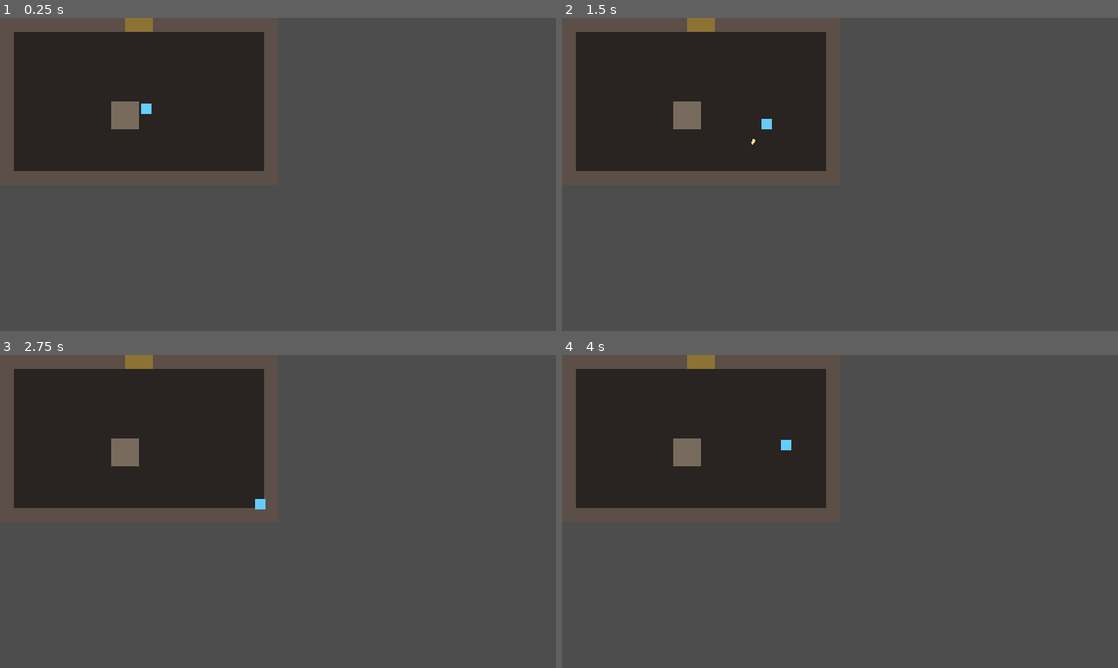
Above: before the commit, frames 1-4 (two rows, left to right).
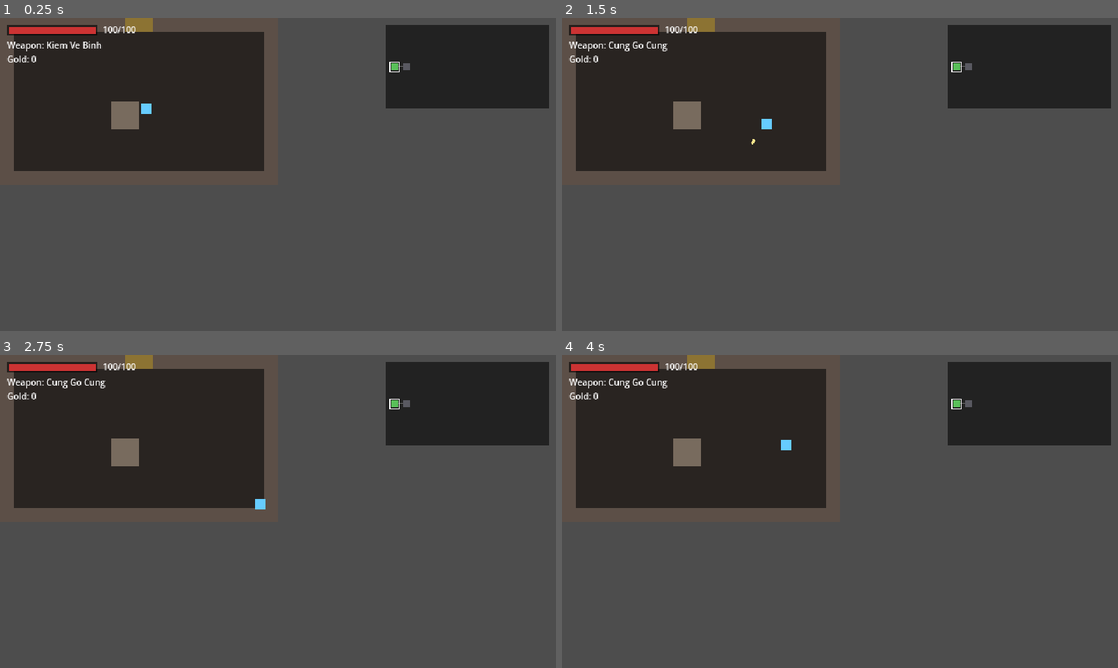
Above: after the commit, the same moments.

Repository: thaianh20021/game
Game: Godot game, scene res://scenes/main.tscn
Two runs of this game, one before a commit and one after it. Both use one fixed random seed, a clock stepped at 60 frames per second and the inputs below.
Inputs (mouse positions are in pixels of both pictures, inside the frame that each line leads up to):
- Up to frame 1 (0.25 s): no input
- Up to frame 2 (1.5 s): tap Enter at 0.5 s; move the mouse to (962, 158) at 0.52 s; hold D (move_right) 0.53-1.28 s; tap Tab (swap_weapon) at 0.6 s; move the mouse to (728, 190) at 1.27 s; hold S (move_down) from 1.28 s (still down); click (728, 190) at 1.35 s
- Up to frame 3 (2.75 s): tap Tab (swap_weapon) at 1.55, 2.3 s; move the mouse to (333, 442) at 2.02 s; release S (move_down) at 2.03 s; hold D (move_right) from 2.03 s (still down); tap Space (dash) at 2.1 s
- Up to frame 4 (4 s): tap Space (dash) at 2.75 s; move the mouse to (812, 574) at 2.77 s; release D (move_right) at 2.78 s; hold W (move_up) 2.78-3.53 s; tap Tab (swap_weapon) at 2.85, 3.6 s; move the mouse to (1006, 558) at 3.52 s; hold A (move_left) from 3.53 s (still down)

The runs differ from the first frame. In frame 1, 8.7% of the frame differs, in the area x 1-99%, y 2-29%; in frame 2, 8.7%; in frame 3, 8.7%; in frame 4, 8.7%.

Commit message:
Add in-run HUD and loot drop system
- HUD (CanvasLayer): HP bar, active weapon name, gold counter
- Minimap: fog-of-war floor graph (visited/cleared/current/known rooms,
  boss tint), critical path row + vertical branch chains
- LootRoller: gold scaled by spawn cost, potion/weapon chances boosted
  for elites, guaranteed weapon from mini-boss, rarity rolled from
  loot_tables.json weights limited to the available pool
- Pickup: gold/potion magnet to player, weapons swapped on walk-over
- Enemy died signal now carries the enemy; renderer drops loot on death
- Player: gold, heal, weapon pickup + gold/weapon change signals
- FloorController: visited rooms + state_changed signal for the HUD

Diff:
--- a/scripts/enemies/enemy.gd
+++ b/scripts/enemies/enemy.gd
@@ -3,7 +3,7 @@
 ## Placeholder chase AI used by the room demo. Real per-kind behaviors
 ## (charger, flyer, ranged, caster...) come in the enemy AI milestone.
 
-signal died
+signal died(enemy: Enemy)
 
 @export var speed := 55.0
 @export var max_hp := 20
@@ -45,5 +45,5 @@
 	var tween := create_tween()
 	tween.tween_property(self, "modulate", Color.WHITE, 0.15)
 	if hp <= 0:
-		died.emit()
+		died.emit(self)
 		queue_free()
--- /dev/null
+++ b/scripts/loot/loot_roller.gd
@@ -0,0 +1,74 @@
+class_name LootRoller
+extends RefCounted
+## In-run drop rolls (GDD section 14). Gold scales with the enemy's spawn
+## budget cost; elites boost potion/weapon chances; mini-bosses guarantee a
+## weapon. Weapon rarity is rolled from loot_tables.json weights, restricted
+## to rarities that actually exist in the weapon pool.
+## NOTE: uses a non-seeded RNG for now; drops will move into the per-room
+## SeededRNG spawn plan for Daily Seed determinism.
+
+const LOOT_TABLE_PATH := "res://data/loot_tables.json"
+
+static var _rng := RandomNumberGenerator.new()
+static var _cfg: Dictionary = {}
+
+
+static func _config() -> Dictionary:
+	if _cfg.is_empty():
+		var data: Variant = JSON.parse_string(FileAccess.get_file_as_string(LOOT_TABLE_PATH))
+		assert(data is Dictionary, "LootRoller: invalid JSON at " + LOOT_TABLE_PATH)
+		_cfg = data
+	return _cfg
+
+
+static func roll_drops(entry: Dictionary) -> Array[Dictionary]:
+	var enemy: Dictionary = entry["enemy"]
+	var elite := bool(entry["elite"])
+	var kind := str(enemy["kind"])
+	var drops: Array[Dictionary] = []
+
+	var gold := 2 + int(float(enemy.get("cost", 1.0)) * 2.0)
+	if elite:
+		gold *= 3
+	if kind == "miniboss":
+		gold = 60
+	drops.append({"type": "gold", "value": gold})
+
+	var potion_chance := 0.23 if elite else 0.08
+	if _rng.randf() < potion_chance:
+		drops.append({"type": "potion", "value": 20})
+
+	var weapon_chance := 0.05
+	if elite:
+		weapon_chance = 0.25
+	if kind == "miniboss":
+		weapon_chance = 1.0
+	if _rng.randf() < weapon_chance:
+		var id := _roll_weapon_id()
+		if id != "":
+			drops.append({"type": "weapon", "id": id})
+	return drops
+
+
+static func _roll_weapon_id() -> String:
+	var by_rarity := {}
+	for id in WeaponDB.all_ids():
+		var weapon := WeaponDB.get_weapon(str(id))
+		var rarity := str(weapon.get("rarity", "common"))
+		if not by_rarity.has(rarity):
+			by_rarity[rarity] = []
+		by_rarity[rarity].append(str(id))
+
+	var weights: Dictionary = _config()["rarity_weights"]
+	var total := 0.0
+	for rarity in by_rarity.keys():
+		total += float(weights.get(rarity, 0.0))
+	if total <= 0.0:
+		return ""
+	var roll := _rng.randf() * total
+	for rarity in by_rarity.keys():
+		roll -= float(weights.get(rarity, 0.0))
+		if roll <= 0.0:
+			var ids: Array = by_rarity[rarity]
+			return ids[_rng.randi_range(0, ids.size() - 1)]
+	return ""
--- /dev/null
+++ b/scripts/loot/pickup.gd
@@ -0,0 +1,72 @@
+class_name Pickup
+extends Node2D
+## In-run drop on the floor: gold, potion or weapon. Gold and potions magnet
+## to the player; weapons must be walked over deliberately (they replace the
+## active weapon slot). Debug shapes until pickup sprites exist.
+
+const MAGNET_RADIUS := 44.0
+const COLLECT_RADIUS := 10.0
+const MAGNET_SPEED := 150.0
+
+const RARITY_COLORS := {
+	"common": Color(0.85, 0.85, 0.85),
+	"uncommon": Color(0.4, 0.9, 0.4),
+	"rare": Color(0.35, 0.6, 1.0),
+	"epic": Color(0.75, 0.4, 1.0),
+	"legendary": Color(1.0, 0.6, 0.2),
+	"mythic": Color(1.0, 0.3, 0.3),
+}
+
+var data: Dictionary = {}
+
+var _player: Node2D
+
+
+func configure(p_data: Dictionary, player: Node2D) -> void:
+	data = p_data
+	_player = player
+
+
+func _ready() -> void:
+	var visual := Polygon2D.new()
+	match str(data.get("type", "gold")):
+		"gold":
+			visual.polygon = PackedVector2Array([
+				Vector2(0, -3), Vector2(3, 0), Vector2(0, 3), Vector2(-3, 0),
+			])
+			visual.color = Color(1.0, 0.85, 0.2)
+		"potion":
+			visual.polygon = PackedVector2Array([
+				Vector2(-3, -3), Vector2(3, -3), Vector2(3, 3), Vector2(-3, 3),
+			])
+			visual.color = Color(0.9, 0.25, 0.3)
+		"weapon":
+			visual.polygon = PackedVector2Array([
+				Vector2(-4, -4), Vector2(4, -4), Vector2(4, 4), Vector2(-4, 4),
+			])
+			var weapon := WeaponDB.get_weapon(str(data.get("id", "")))
+			visual.color = RARITY_COLORS.get(str(weapon.get("rarity", "common")), Color.WHITE)
+	add_child(visual)
+
+
+func _physics_process(delta: float) -> void:
+	if _player == null or not is_instance_valid(_player):
+		return
+	var dist := global_position.distance_to(_player.global_position)
+	if dist <= COLLECT_RADIUS:
+		_collect()
+		return
+	if str(data.get("type", "")) != "weapon" and dist <= MAGNET_RADIUS:
+		global_position = global_position.move_toward(
+			_player.global_position, MAGNET_SPEED * delta)
+
+
+func _collect() -> void:
+	match str(data.get("type", "gold")):
+		"gold":
+			_player.add_gold(int(data.get("value", 0)))
+		"potion":
+			_player.heal(int(data.get("value", 0)))
+		"weapon":
+			_player.pickup_weapon(str(data.get("id", "")))
+	queue_free()
--- a/scripts/main.gd
+++ b/scripts/main.gd
@@ -1,7 +1,7 @@
 extends Node2D
-## Game entry point. Starts a full floor run: walk through doors to move
-## between rooms, clear the boss room to finish the floor.
-## Next milestones: HUD (HP/weapon), floor-to-floor progression, hub scene.
+## Game entry point. Starts a full floor run with HUD: walk through doors to
+## move between rooms, collect loot, clear the boss room to finish the floor.
+## Next milestones: floor-to-floor progression, death/restart flow, hub scene.
 
 const DEMO_SEED := 20260704
 const FLOOR_INDEX := 1
@@ -14,4 +14,9 @@
 	add_child(floor_ctrl)
 	move_child(floor_ctrl, 0)
 	floor_ctrl.start(DEMO_SEED, FLOOR_INDEX, player)
+
+	var hud := HUD.new()
+	add_child(hud)
+	hud.bind(player, floor_ctrl)
+
 	player.died.connect(func() -> void: print("YOU DIED - run over."))
--- a/scripts/player/player.gd
+++ b/scripts/player/player.gd
@@ -6,6 +6,8 @@
 
 signal hp_changed(current: int, max_value: int)
 signal died
+signal gold_changed(total: int)
+signal weapon_changed(display_name: String)
 
 ## Pre-run loadout placeholder; later chosen in the hub (GDD section 4).
 const STARTING_WEAPONS: Array[String] = ["warden_sword", "hardwood_bow"]
@@ -18,6 +20,7 @@
 @export var max_hp := 100
 
 var hp: int
+var gold := 0
 
 var _weapons: Array[Weapon] = []
 var _active := 0
@@ -58,6 +61,7 @@
 
 	if Input.is_action_just_pressed("swap_weapon") and _weapons.size() > 1:
 		_active = (_active + 1) % _weapons.size()
+		weapon_changed.emit(_weapons[_active].display_name())
 		print("Equipped: %s" % _weapons[_active].display_name())
 
 	# Hold to attack; the weapon's own cooldown gates the fire rate.
@@ -90,3 +94,24 @@
 	_dash_time_left = dash_duration
 	_iframes_left = dash_iframes
 	_dash_cd_left = dash_cooldown
+
+
+func add_gold(amount: int) -> void:
+	gold += amount
+	gold_changed.emit(gold)
+
+
+func heal(amount: int) -> void:
+	hp = mini(hp + amount, max_hp)
+	hp_changed.emit(hp, max_hp)
+
+
+## Replaces the active weapon slot (in-run pickup; full inventory later).
+func pickup_weapon(id: String) -> void:
+	var weapon := current_weapon()
+	if weapon == null:
+		return
+	var old_name := weapon.display_name()
+	weapon.equip(id)
+	weapon_changed.emit(weapon.display_name())
+	print("Weapon swapped: %s -> %s" % [old_name, weapon.display_name()])
--- a/scripts/rooms/floor_controller.gd
+++ b/scripts/rooms/floor_controller.gd
@@ -6,6 +6,9 @@
 ##
 ## Determinism: each room re-stamps from SeededRNG(seed, 1000 + room.id),
 ## so revisiting an uncleared room reproduces the exact same layout + spawns.
+
+## Emitted on room enter and on room clear; the HUD/minimap redraw on it.
+signal state_changed
 
 const ENEMY_SCENE := preload("res://scenes/enemy.tscn")
 const ENEMY_POOL_PATH := "res://data/enemies_ancient_cave.json"
@@ -18,6 +21,7 @@
 var rooms: Array[RoomNode] = []
 var current_room: RoomNode
 var cleared_rooms := {}  # room_id -> true
+var visited_rooms := {}  # room_id -> true (fog of war for the minimap)
 
 var _player: Player
 var _renderer: RoomRenderer
@@ -113,11 +117,14 @@
 		_player.global_position = center
 
 	_transitioning = false
+	visited_rooms[room.id] = true
+	state_changed.emit()
 	print("Entered room %02d (%s) | doors: %s" % [room.id, room.type_name(), room.door_map])
 
 
 func _on_room_cleared(room: RoomNode) -> void:
 	cleared_rooms[room.id] = true
+	state_changed.emit()
 	if room.type == RoomNode.RoomType.BOSS:
 		print("FLOOR COMPLETE! Boss room cleared (%d/%d rooms visited)" % [
 			cleared_rooms.size(), rooms.size(),
--- a/scripts/rooms/room_renderer.gd
+++ b/scripts/rooms/room_renderer.gd
@@ -127,14 +127,25 @@
 	enemy.target = _player
 	enemy.position = tile_to_world(entry["tile"])
 	enemy.z_index = 2
-	enemy.died.connect(_on_enemy_died)
+	enemy.died.connect(_on_enemy_died.bind(entry))
 	add_child(enemy)
 
 
-func _on_enemy_died() -> void:
+func _on_enemy_died(enemy: Enemy, entry: Dictionary) -> void:
+	_drop_loot(enemy.position, entry)
 	_alive -= 1
 	if _alive <= 0:
 		_advance()
+
+
+func _drop_loot(at: Vector2, entry: Dictionary) -> void:
+	var drops := LootRoller.roll_drops(entry)
+	for i in drops.size():
+		var pickup := Pickup.new()
+		pickup.configure(drops[i], _player)
+		pickup.position = at + Vector2((i - (drops.size() - 1) * 0.5) * 9.0, 5.0)
+		pickup.z_index = 1
+		add_child(pickup)
 
 
 func _advance() -> void:
--- /dev/null
+++ b/scripts/ui/hud.gd
@@ -0,0 +1,70 @@
+class_name HUD
+extends CanvasLayer
+## In-run HUD: HP bar, active weapon, gold counter and a fog-of-war minimap.
+## Built in code until proper UI scenes/art exist.
+
+const BAR_W := 100.0
+const BAR_H := 8.0
+
+var _hp_fill: ColorRect
+var _hp_label: Label
+var _weapon_label: Label
+var _gold_label: Label
+var _minimap: Minimap
+
+
+func _ready() -> void:
+	layer = 10
+
+	var bar_bg := ColorRect.new()
+	bar_bg.position = Vector2(8, 8)
+	bar_bg.size = Vector2(BAR_W + 4, BAR_H + 4)
+	bar_bg.color = Color(0, 0, 0, 0.6)
+	add_child(bar_bg)
+
+	_hp_fill = ColorRect.new()
+	_hp_fill.position = Vector2(10, 10)
+	_hp_fill.size = Vector2(BAR_W, BAR_H)
+	_hp_fill.color = Color(0.8, 0.2, 0.2)
+	add_child(_hp_fill)
+
+	_hp_label = _make_label(Vector2(118, 6))
+	_weapon_label = _make_label(Vector2(8, 24))
+	_gold_label = _make_label(Vector2(8, 40))
+
+	_minimap = Minimap.new()
+	_minimap.position = Vector2(444, 8)
+	_minimap.size = Vector2(188, 96)
+	add_child(_minimap)
+
+
+func bind(player: Player, floor_ctrl: FloorController) -> void:
+	player.hp_changed.connect(_on_hp_changed)
+	player.gold_changed.connect(_on_gold_changed)
+	player.weapon_changed.connect(_on_weapon_changed)
+	_on_hp_changed(player.hp, player.max_hp)
+	_on_gold_changed(player.gold)
+	var weapon := player.current_weapon()
+	_on_weapon_changed(weapon.display_name() if weapon != null else "-")
+	_minimap.bind(floor_ctrl)
+
+
+func _make_label(pos: Vector2) -> Label:
+	var label := Label.new()
+	label.position = pos
+	label.add_theme_font_size_override("font_size", 10)
+	add_child(label)
+	return label
+
+
+func _on_hp_changed(current: int, max_value: int) -> void:
+	_hp_fill.size.x = BAR_W * float(current) / float(max_value)
+	_hp_label.text = "%d/%d" % [current, max_value]
+
+
+func _on_gold_changed(total: int) -> void:
+	_gold_label.text = "Gold: %d" % total
+
+
+func _on_weapon_changed(weapon_name: String) -> void:
+	_weapon_label.text = "Weapon: %s" % weapon_name
--- /dev/null
+++ b/scripts/ui/minimap.gd
@@ -0,0 +1,97 @@
+class_name Minimap
+extends Control
+## Fog-of-war floor minimap: shows visited rooms, their known neighbors and
+## the current room. Critical path is drawn as a row (x = depth); each side
+## branch hangs as a vertical chain off its anchor (anchors are distinct by
+## construction, so chains never collide). Debug style until real UI art.
+
+const GAP := 14.0
+const NODE := 8.0
+
+const COLOR_BG := Color(0, 0, 0, 0.55)
+const COLOR_EDGE := Color(0.5, 0.5, 0.5, 0.8)
+const COLOR_KNOWN := Color(0.35, 0.35, 0.38)
+const COLOR_VISITED := Color(0.85, 0.6, 0.2)
+const COLOR_CLEARED := Color(0.35, 0.75, 0.35)
+const COLOR_BOSS := Color(0.8, 0.25, 0.25)
+const COLOR_CURRENT_BORDER := Color(1, 1, 1)
+
+var _ctrl: FloorController
+var _layout := {}  # room_id -> Vector2 (abstract grid coords)
+
+
+func bind(ctrl: FloorController) -> void:
+	_ctrl = ctrl
+	_layout = _compute_layout(ctrl.rooms)
+	ctrl.state_changed.connect(queue_redraw)
+	queue_redraw()
+
+
+func _compute_layout(rooms: Array[RoomNode]) -> Dictionary:
+	var layout := {}
+	for r in rooms:
+		if r.on_critical_path:
+			layout[r.id] = Vector2(r.depth, 0)
+	for r in rooms:
+		if not r.on_critical_path:
+			continue
+		var side := 1 if r.depth % 2 == 0 else -1
+		for n in r.neighbors:
+			if rooms[n].on_critical_path or layout.has(n):
+				continue
+			# Walk the branch chain vertically away from its anchor.
+			var step := 1
+			var prev_id := r.id
+			var current: RoomNode = rooms[n]
+			while current != null and not layout.has(current.id):
+				layout[current.id] = Vector2(r.depth, side * step)
+				step += 1
+				var next: RoomNode = null
+				for m in current.neighbors:
+					if m != prev_id and not rooms[m].on_critical_path and not layout.has(m):
+						next = rooms[m]
+				prev_id = current.id
+				current = next
+	return layout
+
+
+func _draw() -> void:
+	draw_rect(Rect2(Vector2.ZERO, size), COLOR_BG)
+	if _ctrl == null or _ctrl.rooms.is_empty():
+		return
+
+	# Fog of war: visited rooms + their direct neighbors are known.
+	var known := {}
+	for id in _ctrl.visited_rooms.keys():
+		known[id] = true
+		for n in _ctrl.rooms[id].neighbors:
+			known[n] = true
+
+	var min_x := INF
+	for id in known.keys():
+		var p: Vector2 = _layout.get(id, Vector2.ZERO)
+		min_x = minf(min_x, p.x)
+	var origin := Vector2(10.0, size.y * 0.5)
+
+	var node_pos := func(id: int) -> Vector2:
+		var p: Vector2 = _layout.get(id, Vector2.ZERO)
+		return origin + Vector2((p.x - min_x) * GAP, p.y * GAP)
+
+	for id in known.keys():
+		for n in _ctrl.rooms[id].neighbors:
+			if known.has(n) and n > id:
+				draw_line(node_pos.call(id), node_pos.call(n), COLOR_EDGE, 1.0)
+
+	for id in known.keys():
+		var room: RoomNode = _ctrl.rooms[id]
+		var color := COLOR_KNOWN
+		if _ctrl.cleared_rooms.has(id):
+			color = COLOR_CLEARED
+		elif _ctrl.visited_rooms.has(id):
+			color = COLOR_VISITED
+		if room.type == RoomNode.RoomType.BOSS:
+			color = color.lerp(COLOR_BOSS, 0.6)
+		var rect := Rect2(node_pos.call(id) - Vector2(NODE, NODE) * 0.5, Vector2(NODE, NODE))
+		draw_rect(rect, color)
+		if _ctrl.current_room != null and _ctrl.current_room.id == id:
+			draw_rect(rect.grow(1.5), COLOR_CURRENT_BORDER, false, 1.0)
